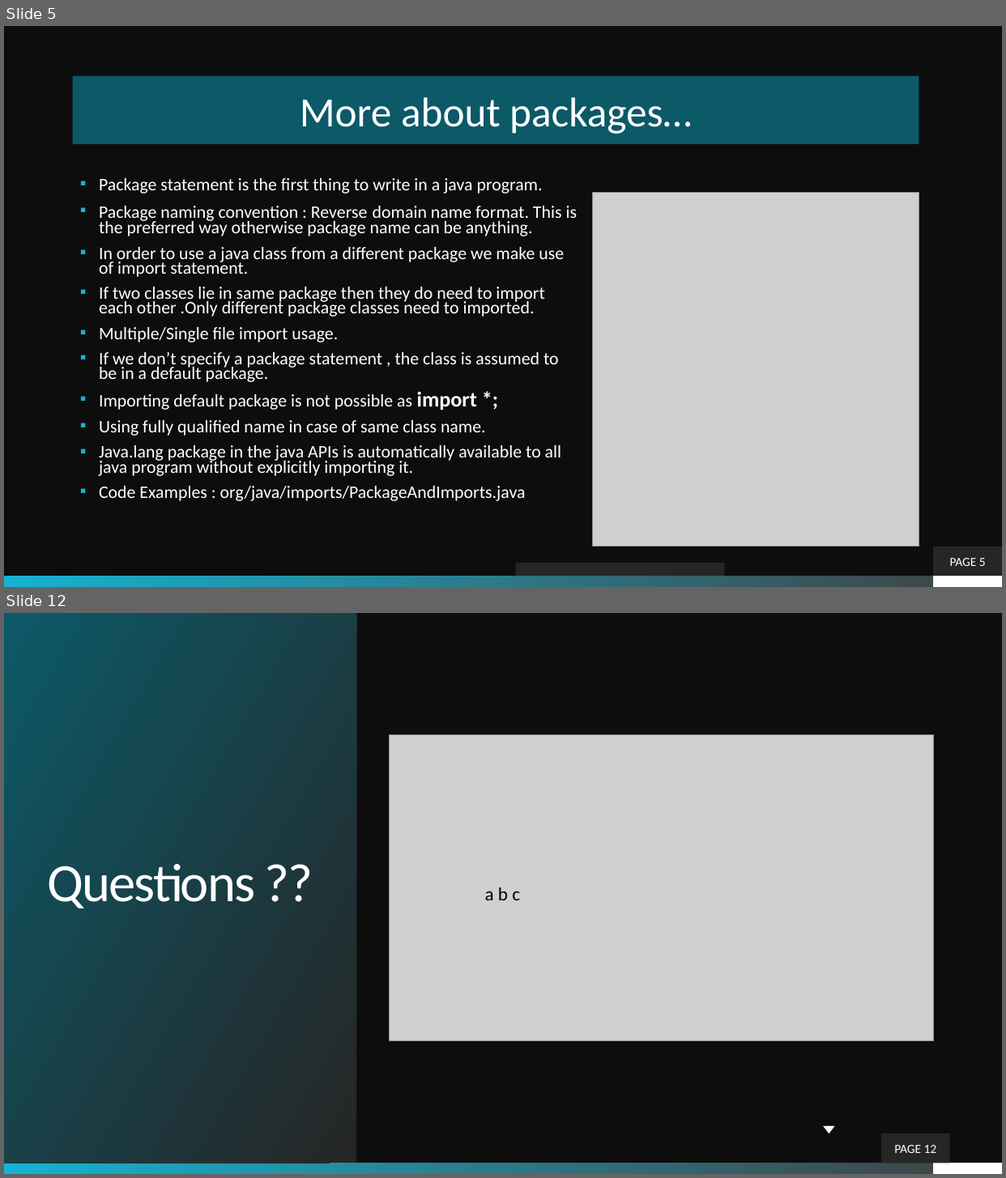
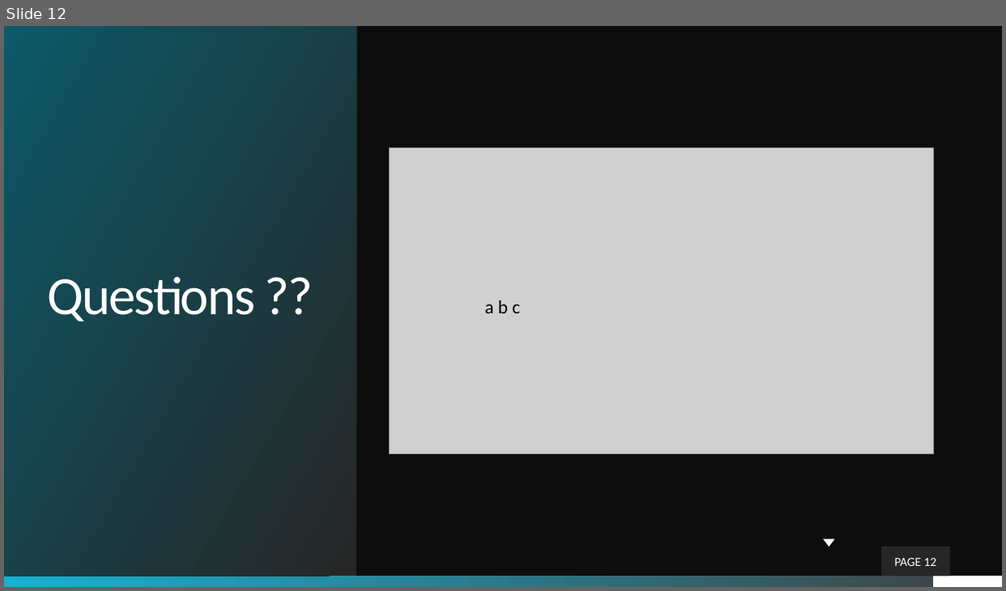
Before and after one commit to theLeonidas/Courses, a slide deck: courseMaterial/Objective-2-Simple Java Program/Basics_Of_A_Java_Program.pptx. Shown one above the other, each under a label of ours: slides 5 and 12 before the commit, slide 12 after it; the slides between them are not shown. The pictures are 1006x1178 and 1006x591 pixels, drawn with LibreOffice and Linux fonts; fonts in the diff are those of the drawing; grey boxes stand for pictures; background and template pictures are left out. Boxes give left, top, right and bottom in pixels: in the first picture for what was removed or moved away, otherwise in the second. Text is boxed around its words. In the diff, an @@ line names an element or a change of style, - is before the commit and + after.

```diff
--- a/courseMaterial/Objective-2-Simple Java Program/Basics_Of_A_Java_Program.pptx
+++ b/courseMaterial/Objective-2-Simple Java Program/Basics_Of_A_Java_Program.pptx
@@ slide 5 removed at (4, 26, 1002, 587), background picture (left out); not listed: 2 template elements that a slide beside it also shows @@
@@ title removed at (73, 76, 919, 144) @@
-More about packages…
@@ text removed at (99, 178, 577, 501) @@
-▪ Package statement is the first thing to write in a java program.
-▪ Package naming convention : Reverse domain name format. This is the preferred way otherwise package name can be anything.
-▪ In order to use a java class from a different package we make use of import statement.
-▪ If two classes lie in same package then they do need to import each other .Only different package classes need to imported.
-▪ Multiple/Single file import usage.
-▪ If we don’t specify a package statement , the class is assumed to be in a default package.
-▪ Importing default package is not possible as import *;
-▪ Using fully qualified name in case of same class name.
-▪ Java.lang package in the java APIs is automatically available to all java program without explicitly importing it.
-▪ Code Examples : org/java/imports/PackageAndImports.java
@@ picture removed at (592, 192, 918, 546) @@
@@ page number removed at (934, 547, 1002, 576) @@
-PAGE 5
@@ rectangle removed at (515, 564, 724, 576) @@
```
Also in this commit, not shown: 5 slides changed, 5 slides added, 4 other slides removed, 24 other files.
